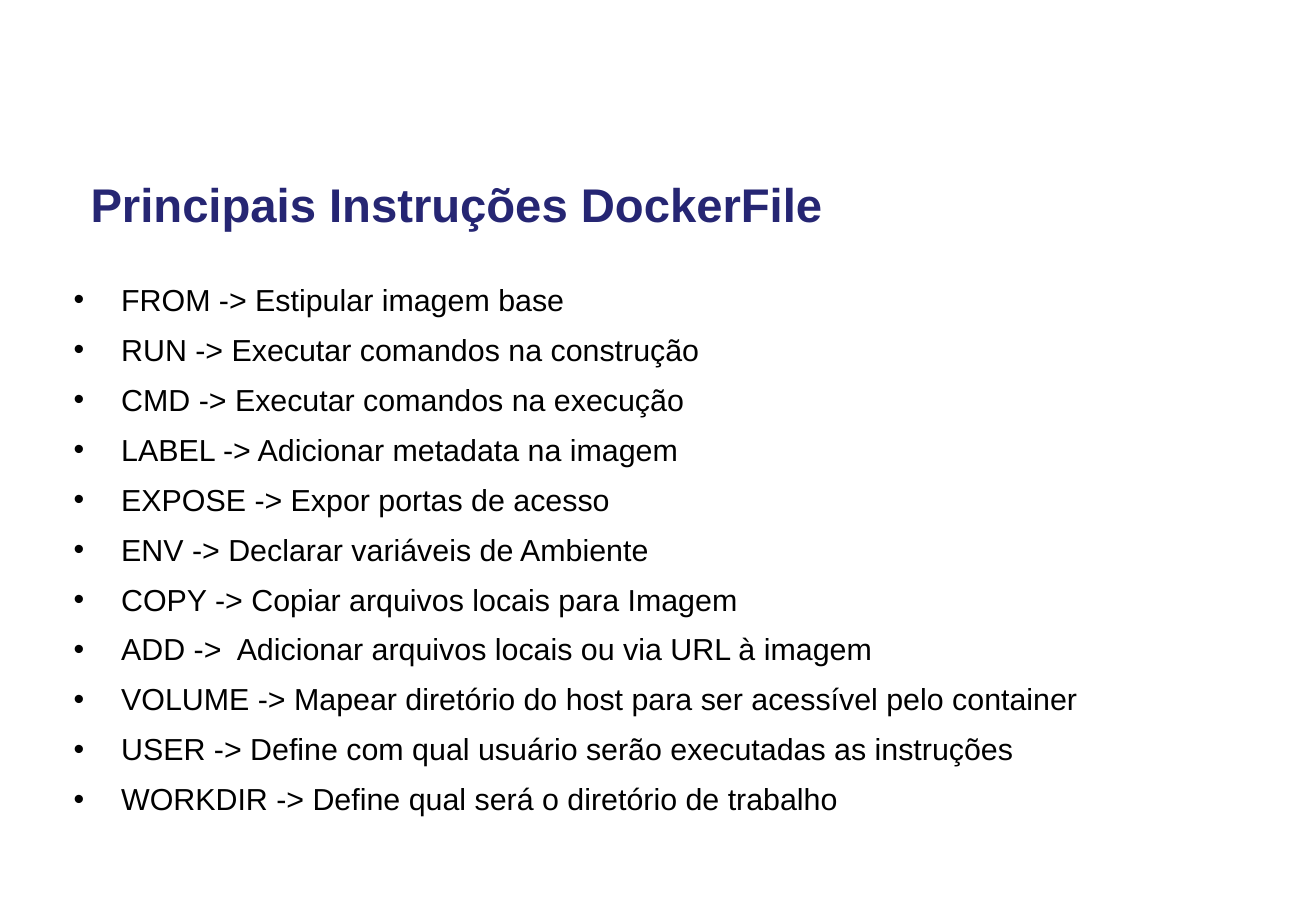
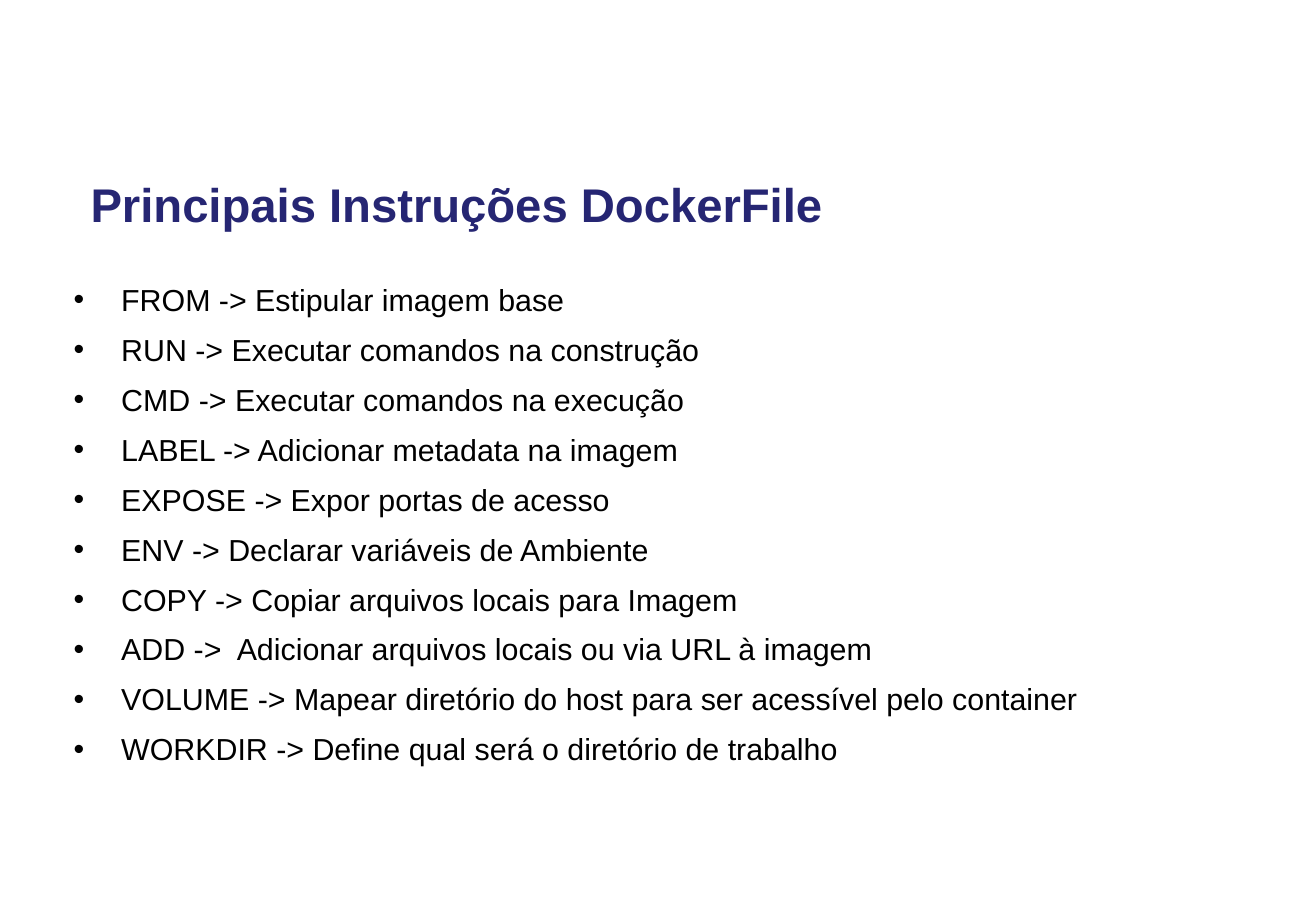
Before and after one commit to tuliovileladias/DEMO_DOCKER, a slide deck: slide 17 of Apresentacao Docker.ppt. Drawn at 1316x911 pixels with LibreOffice and Linux fonts; fonts in the diff are those of the drawing; background and template pictures are left out. Boxes give left, top, right and bottom in pixels: in the first picture for what was removed or moved away, otherwise in the second. Text is boxed around its words. In the diff, an @@ line names an element or a change of style, - is before the commit and + after.

```diff
--- a/Apresentacao Docker.ppt
+++ b/Apresentacao Docker.ppt
@@ text at (121,737,1013,766): paragraph removed @@
-• USER -> Define com qual usuário serão executadas as instruções
```
Also in this commit, not shown: 5 other slides changed.
